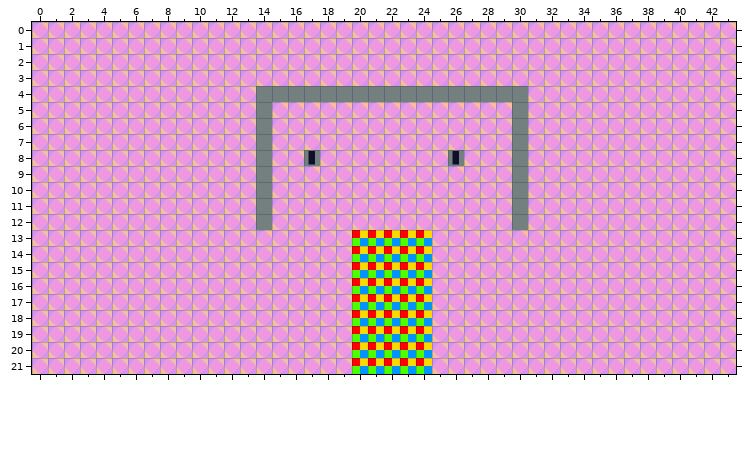
Two states of a Tiled map, core/assets/maps/blocks.tmx. This is how it looked before the edit.
Cells are 32x32 px. Shown: x 0..43, y 0..21.
Once edited:
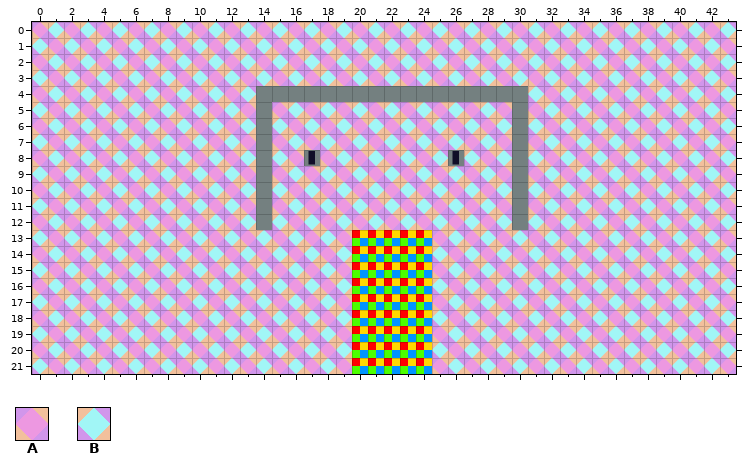
Key: from "town": A 24, B 25.
_ is an empty cell.
Diff:
Layer "SKY":
y 0: x 1 A -> B; x 3 A -> B; x 5 A -> B; x 7 A -> B; x 9 A -> B; x 11 A -> B; x 13 A -> B; x 15 A -> B; x 17 A -> B; x 19 A -> B; x 21 A -> B; x 23 A -> B; x 25 A -> B; x 27 A -> B; x 29 A -> B; x 31 A -> B; x 33 A -> B; x 35 A -> B; x 37 A -> B; x 39 A -> B; x 41 A -> B; x 43 A -> B
y 1: x 0 A -> B; x 2 A -> B; x 4 A -> B; x 6 A -> B; x 8 A -> B; x 10 A -> B; x 12 A -> B; x 14 A -> B; x 16 A -> B; x 18 A -> B; x 20 A -> B; x 22 A -> B; x 24 A -> B; x 26 A -> B; x 28 A -> B; x 30 A -> B; x 32 A -> B; x 34 A -> B; x 36 A -> B; x 38 A -> B; x 40 A -> B; x 42 A -> B
y 2: x 1 A -> B; x 3 A -> B; x 5 A -> B; x 7 A -> B; x 9 A -> B; x 11 A -> B; x 13 A -> B; x 15 A -> B; x 17 A -> B; x 19 A -> B; x 21 A -> B; x 23 A -> B; x 25 A -> B; x 27 A -> B; x 29 A -> B; x 31 A -> B; x 33 A -> B; x 35 A -> B; x 37 A -> B; x 39 A -> B; x 41 A -> B; x 43 A -> B
y 3: x 0 A -> B; x 2 A -> B; x 4 A -> B; x 6 A -> B; x 8 A -> B; x 10 A -> B; x 12 A -> B; x 14 A -> B; x 16 A -> B; x 18 A -> B; x 20 A -> B; x 22 A -> B; x 24 A -> B; x 26 A -> B; x 28 A -> B; x 30 A -> B; x 32 A -> B; x 34 A -> B; x 36 A -> B; x 38 A -> B; x 40 A -> B; x 42 A -> B
y 4: x 1 A -> B; x 3 A -> B; x 5 A -> B; x 7 A -> B; x 9 A -> B; x 11 A -> B; x 13 A -> B; x 31 A -> B; x 33 A -> B; x 35 A -> B; x 37 A -> B; x 39 A -> B; x 41 A -> B; x 43 A -> B
y 5: x 0 A -> B; x 2 A -> B; x 4 A -> B; x 6 A -> B; x 8 A -> B; x 10 A -> B; x 12 A -> B; x 16 A -> B; x 18 A -> B; x 20 A -> B; x 22 A -> B; x 24 A -> B; x 26 A -> B; x 28 A -> B; x 32 A -> B; x 34 A -> B; x 36 A -> B; x 38 A -> B; x 40 A -> B; x 42 A -> B
y 6: x 1 A -> B; x 3 A -> B; x 5 A -> B; x 7 A -> B; x 9 A -> B; x 11 A -> B; x 13 A -> B; x 15 A -> B; x 17 A -> B; x 19 A -> B; x 21 A -> B; x 23 A -> B; x 25 A -> B; x 27 A -> B; x 29 A -> B; x 31 A -> B; x 33 A -> B; x 35 A -> B; x 37 A -> B; x 39 A -> B; x 41 A -> B; x 43 A -> B
y 7: x 0 A -> B; x 2 A -> B; x 4 A -> B; x 6 A -> B; x 8 A -> B; x 10 A -> B; x 12 A -> B; x 16 A -> B; x 18 A -> B; x 20 A -> B; x 22 A -> B; x 24 A -> B; x 26 A -> B; x 28 A -> B; x 32 A -> B; x 34 A -> B; x 36 A -> B; x 38 A -> B; x 40 A -> B; x 42 A -> B
y 8: x 1 A -> B; x 3 A -> B; x 5 A -> B; x 7 A -> B; x 9 A -> B; x 11 A -> B; x 13 A -> B; x 15 A -> B; x 19 A -> B; x 21 A -> B; x 23 A -> B; x 25 A -> B; x 27 A -> B; x 29 A -> B; x 31 A -> B; x 33 A -> B; x 35 A -> B; x 37 A -> B; x 39 A -> B; x 41 A -> B; x 43 A -> B
y 9: x 0 A -> B; x 2 A -> B; x 4 A -> B; x 6 A -> B; x 8 A -> B; x 10 A -> B; x 12 A -> B; x 16 A -> B; x 18 A -> B; x 20 A -> B; x 22 A -> B; x 24 A -> B; x 26 A -> B; x 28 A -> B; x 32 A -> B; x 34 A -> B; x 36 A -> B; x 38 A -> B; x 40 A -> B; x 42 A -> B
y 10: x 1 A -> B; x 3 A -> B; x 5 A -> B; x 7 A -> B; x 9 A -> B; x 11 A -> B; x 13 A -> B; x 15 A -> B; x 17 A -> B; x 19 A -> B; x 21 A -> B; x 23 A -> B; x 25 A -> B; x 27 A -> B; x 29 A -> B; x 31 A -> B; x 33 A -> B; x 35 A -> B; x 37 A -> B; x 39 A -> B; x 41 A -> B; x 43 A -> B
y 11: x 0 A -> B; x 2 A -> B; x 4 A -> B; x 6 A -> B; x 8 A -> B; x 10 A -> B; x 12 A -> B; x 16 A -> B; x 18 A -> B; x 20 A -> B; x 22 A -> B; x 24 A -> B; x 26 A -> B; x 28 A -> B; x 32 A -> B; x 34 A -> B; x 36 A -> B; x 38 A -> B; x 40 A -> B; x 42 A -> B
y 12: x 1 A -> B; x 3 A -> B; x 5 A -> B; x 7 A -> B; x 9 A -> B; x 11 A -> B; x 13 A -> B; x 15 A -> B; x 17 A -> B; x 19 A -> B; x 21 A -> B; x 23 A -> B; x 25 A -> B; x 27 A -> B; x 29 A -> B; x 31 A -> B; x 33 A -> B; x 35 A -> B; x 37 A -> B; x 39 A -> B; x 41 A -> B; x 43 A -> B
y 13: x 0 A -> B; x 2 A -> B; x 4 A -> B; x 6 A -> B; x 8 A -> B; x 10 A -> B; x 12 A -> B; x 14 A -> B; x 16 A -> B; x 18 A -> B; x 26 A -> B; x 28 A -> B; x 30 A -> B; x 32 A -> B; x 34 A -> B; x 36 A -> B; x 38 A -> B; x 40 A -> B; x 42 A -> B
y 14: x 1 A -> B; x 3 A -> B; x 5 A -> B; x 7 A -> B; x 9 A -> B; x 11 A -> B; x 13 A -> B; x 15 A -> B; x 17 A -> B; x 19 A -> B; x 25 A -> B; x 27 A -> B; x 29 A -> B; x 31 A -> B; x 33 A -> B; x 35 A -> B; x 37 A -> B; x 39 A -> B; x 41 A -> B; x 43 A -> B
y 15: x 0 A -> B; x 2 A -> B; x 4 A -> B; x 6 A -> B; x 8 A -> B; x 10 A -> B; x 12 A -> B; x 14 A -> B; x 16 A -> B; x 18 A -> B; x 26 A -> B; x 28 A -> B; x 30 A -> B; x 32 A -> B; x 34 A -> B; x 36 A -> B; x 38 A -> B; x 40 A -> B; x 42 A -> B
y 16: x 1 A -> B; x 3 A -> B; x 5 A -> B; x 7 A -> B; x 9 A -> B; x 11 A -> B; x 13 A -> B; x 15 A -> B; x 17 A -> B; x 19 A -> B; x 25 A -> B; x 27 A -> B; x 29 A -> B; x 31 A -> B; x 33 A -> B; x 35 A -> B; x 37 A -> B; x 39 A -> B; x 41 A -> B; x 43 A -> B
y 17: x 0 A -> B; x 2 A -> B; x 4 A -> B; x 6 A -> B; x 8 A -> B; x 10 A -> B; x 12 A -> B; x 14 A -> B; x 16 A -> B; x 18 A -> B; x 26 A -> B; x 28 A -> B; x 30 A -> B; x 32 A -> B; x 34 A -> B; x 36 A -> B; x 38 A -> B; x 40 A -> B; x 42 A -> B
y 18: x 1 A -> B; x 3 A -> B; x 5 A -> B; x 7 A -> B; x 9 A -> B; x 11 A -> B; x 13 A -> B; x 15 A -> B; x 17 A -> B; x 19 A -> B; x 25 A -> B; x 27 A -> B; x 29 A -> B; x 31 A -> B; x 33 A -> B; x 35 A -> B; x 37 A -> B; x 39 A -> B; x 41 A -> B; x 43 A -> B
y 19: x 0 A -> B; x 2 A -> B; x 4 A -> B; x 6 A -> B; x 8 A -> B; x 10 A -> B; x 12 A -> B; x 14 A -> B; x 16 A -> B; x 18 A -> B; x 26 A -> B; x 28 A -> B; x 30 A -> B; x 32 A -> B; x 34 A -> B; x 36 A -> B; x 38 A -> B; x 40 A -> B; x 42 A -> B
y 20: x 1 A -> B; x 3 A -> B; x 5 A -> B; x 7 A -> B; x 9 A -> B; x 11 A -> B; x 13 A -> B; x 15 A -> B; x 17 A -> B; x 19 A -> B; x 25 A -> B; x 27 A -> B; x 29 A -> B; x 31 A -> B; x 33 A -> B; x 35 A -> B; x 37 A -> B; x 39 A -> B; x 41 A -> B; x 43 A -> B
y 21: x 0 A -> B; x 2 A -> B; x 4 A -> B; x 6 A -> B; x 8 A -> B; x 10 A -> B; x 12 A -> B; x 14 A -> B; x 16 A -> B; x 18 A -> B; x 26 A -> B; x 28 A -> B; x 30 A -> B; x 32 A -> B; x 34 A -> B; x 36 A -> B; x 38 A -> B; x 40 A -> B; x 42 A -> B
Boxes around the changes in both pictures, in picture pixels (x1, y1, x2, y2):
changed: (32, 22, 736, 374)
